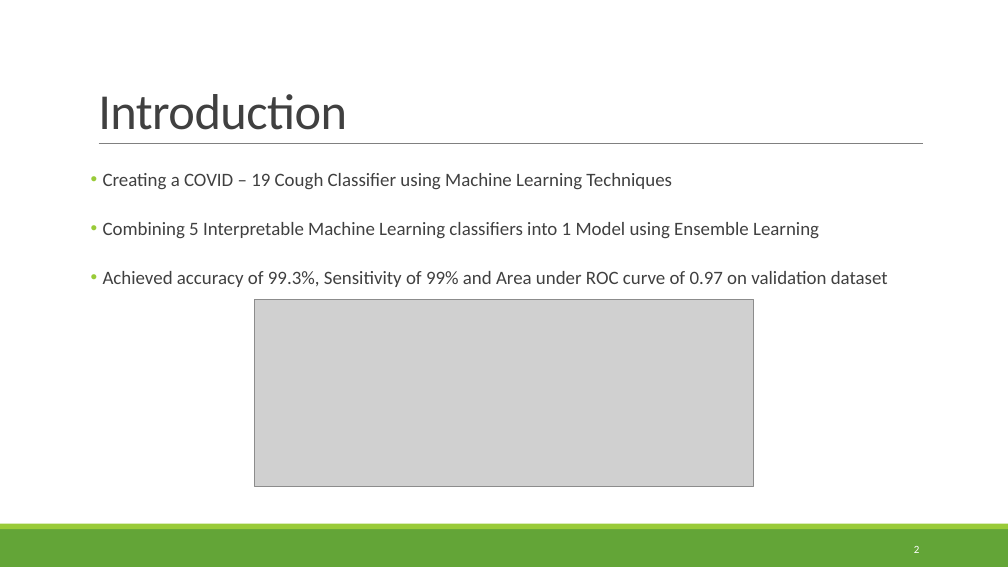
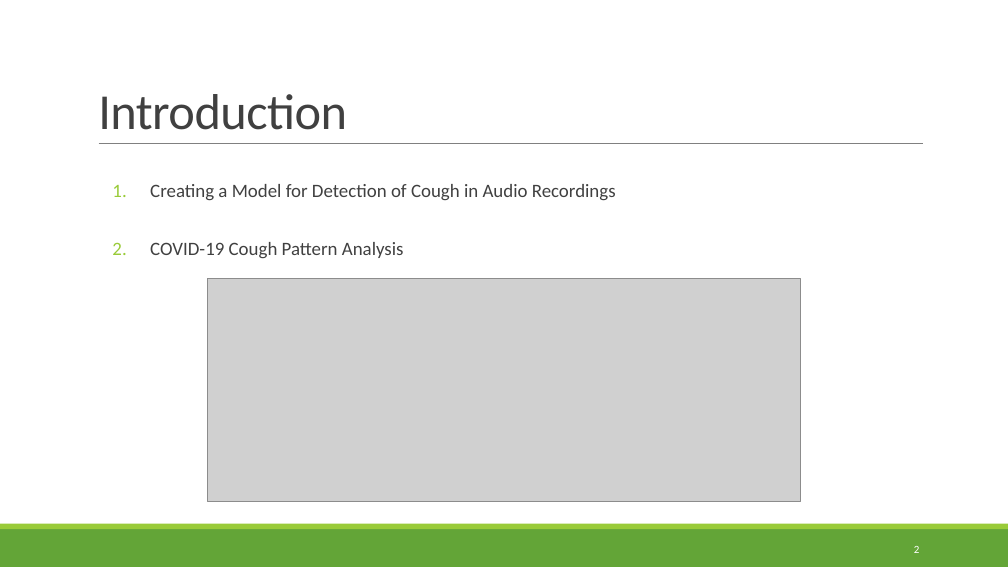
Before and after one commit to HimanshuKGP007/COV_Project, a slide deck: slide 2 of BTP_2/BTP_2_PPTs/BTP_Presentation_with_comments - Copy.pptx. Drawn at 1008x567 pixels with LibreOffice and Linux fonts; fonts in the diff are those of the drawing; grey boxes stand for pictures. Boxes give left, top, right and bottom in pixels: in the first picture for what was removed or moved away, otherwise in the second. Text is boxed around its words. In the diff, an @@ line names an element or a change of style, - is before the commit and + after.

```diff
--- a/BTP_2/BTP_2_PPTs/BTP_Presentation_with_comments - Copy.pptx
+++ b/BTP_2/BTP_2_PPTs/BTP_Presentation_with_comments - Copy.pptx
@@ text at (x1=150, y1=184, x2=616, y2=258): text changed @@
-• Creating a COVID – 19 Cough Classifier using Machine Learning Techniques
-• Combining 5 Interpretable Machine Learning classifiers into 1 Model using Ensemble Learning
-• Achieved accuracy of 99.3%, Sensitivity of 99% and Area under ROC curve of 0.97 on validation dataset
+  1. Creating a Model for Detection of Cough in Audio Recordings
+  2. COVID-19 Cough Pattern Analysis
@@ picture resized from (x1=255, y1=299, x2=754, y2=487) to (x1=207, y1=279, x2=801, y2=501) @@
```
Also in this commit, not shown: 1 slide added, 5 other files.
